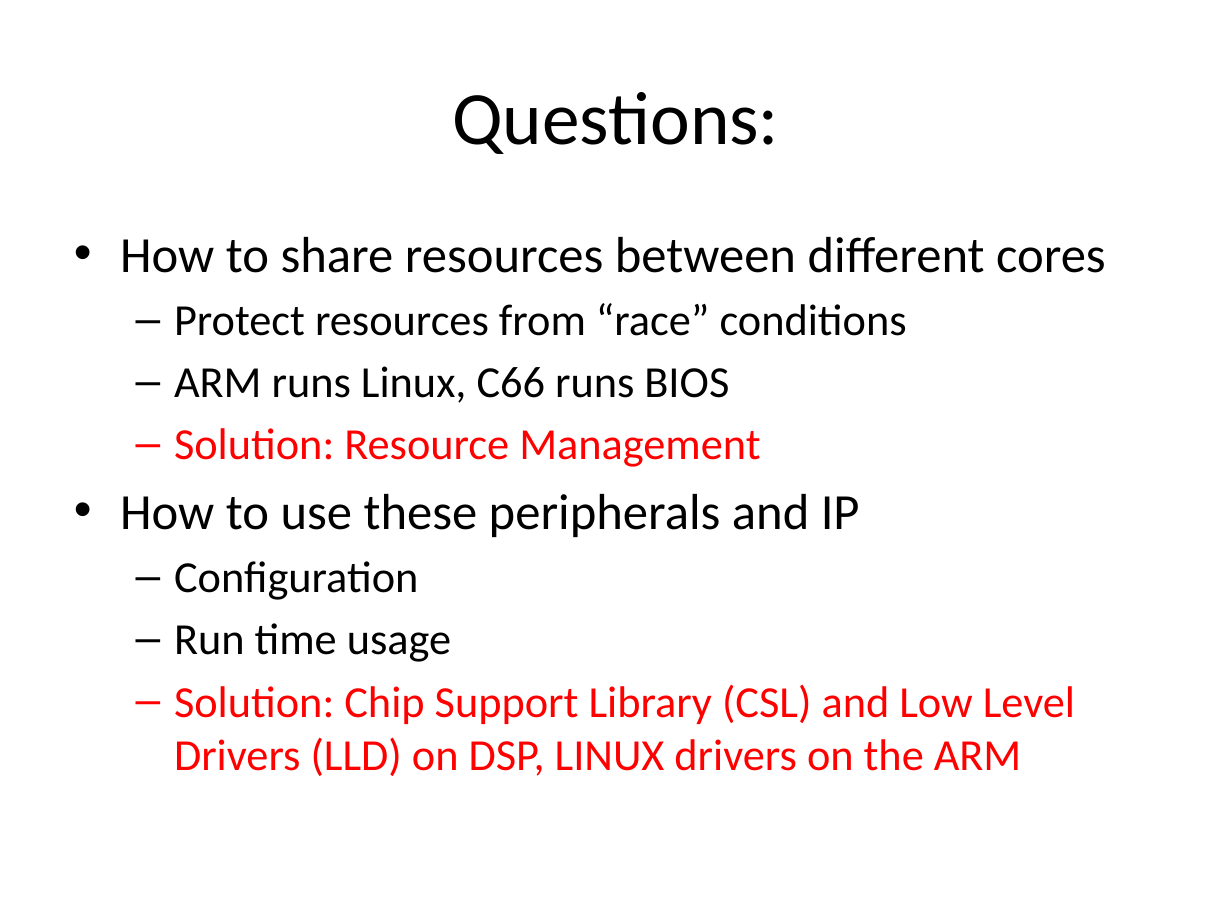
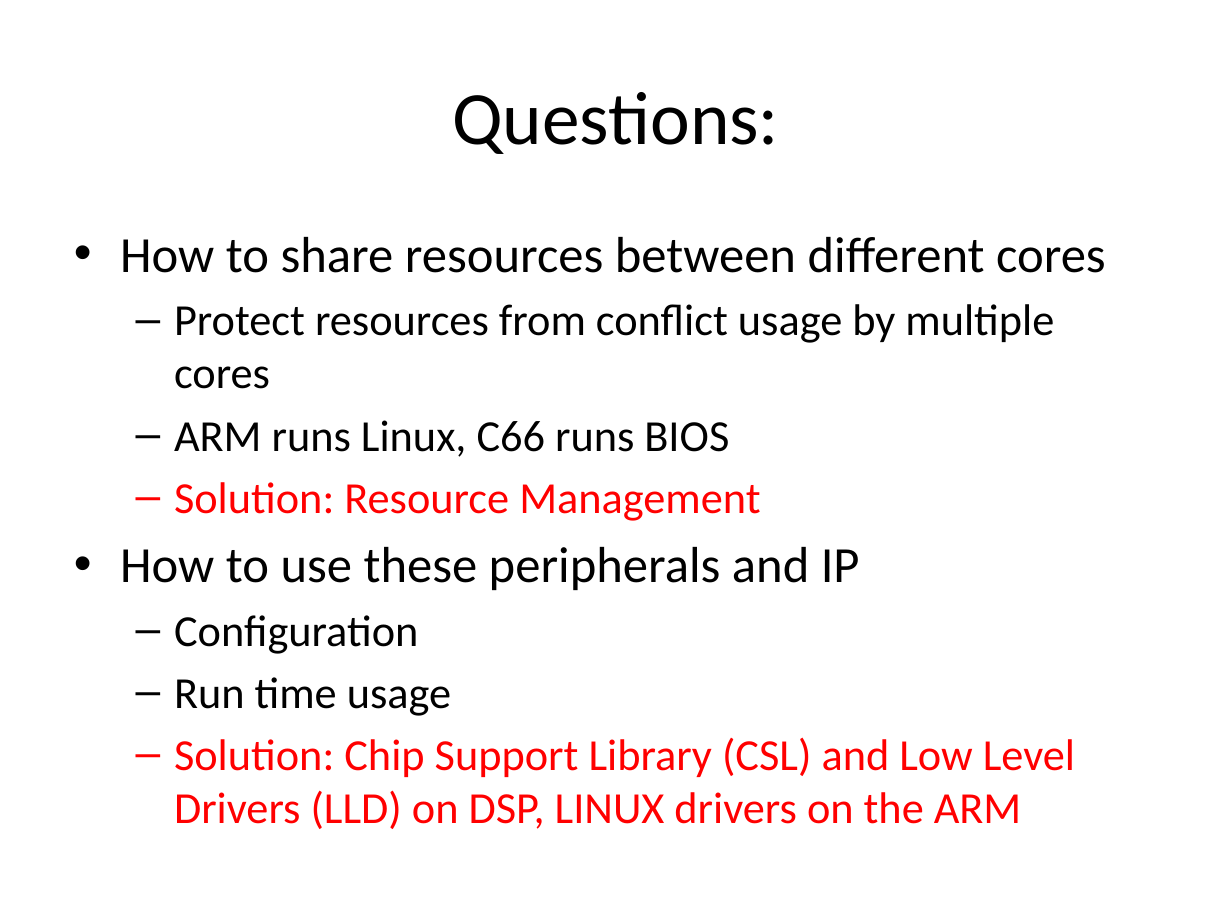
Before and after one commit to hari1989/keystone-workshop, a slide deck: slide 8 of preliminary/Working/presentations/KeyStone Peripherals Usage.pptx. Drawn at 1232x924 pixels with LibreOffice and Linux fonts; fonts in the diff are those of the drawing. Boxes give left, top, right and bottom in pixels: in the first picture for what was removed or moved away, otherwise in the second. Text is boxed around its words. In the diff, an @@ line names an element or a change of style, - is before the commit and + after.

```diff
--- a/preliminary/Working/presentations/KeyStone Peripherals Usage.pptx
+++ b/preliminary/Working/presentations/KeyStone Peripherals Usage.pptx
@@ text at (174,304,1054,389): text changed @@
-  – Protect resources from “race” conditions
+  – Protect resources from conflict usage by multiple cores
```
Also in this commit, not shown: 15 other slides changed.
